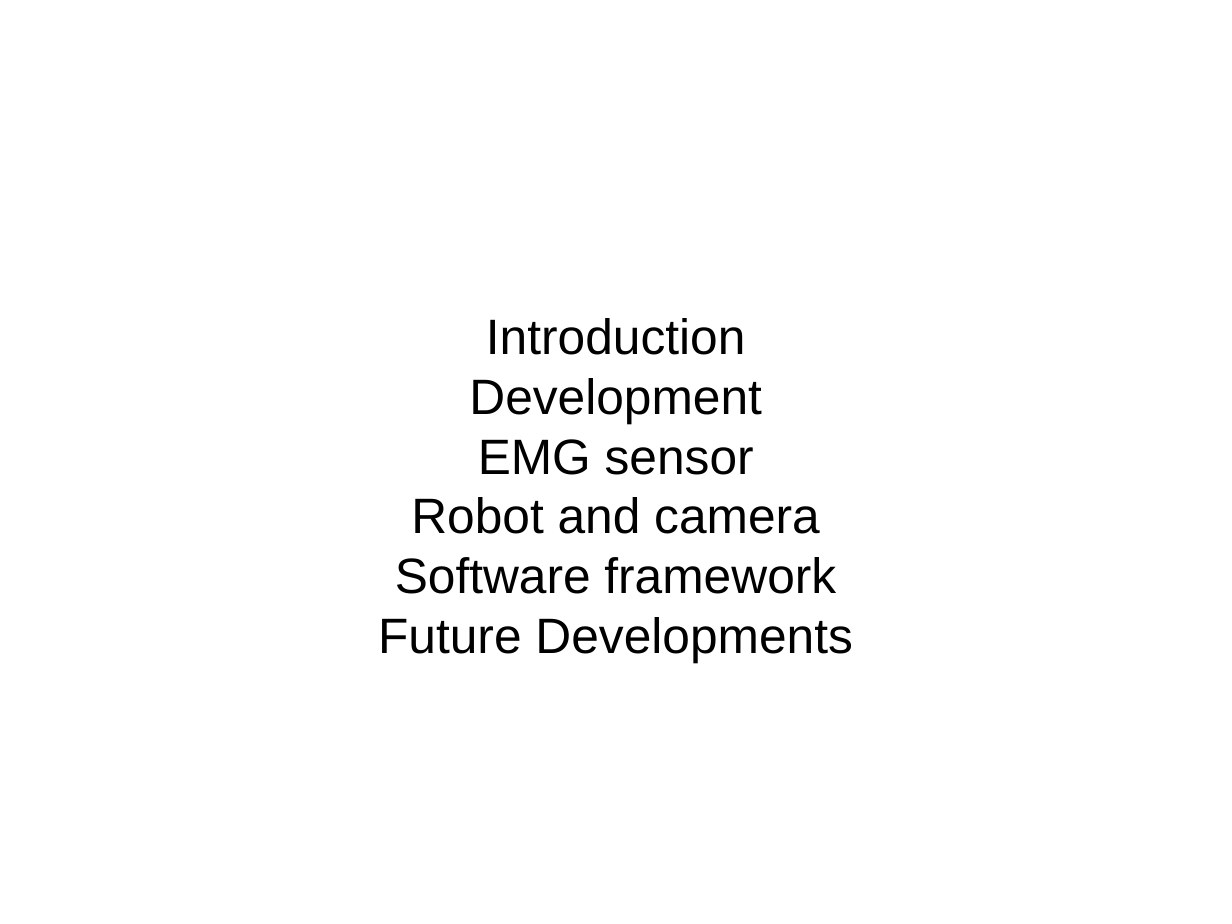
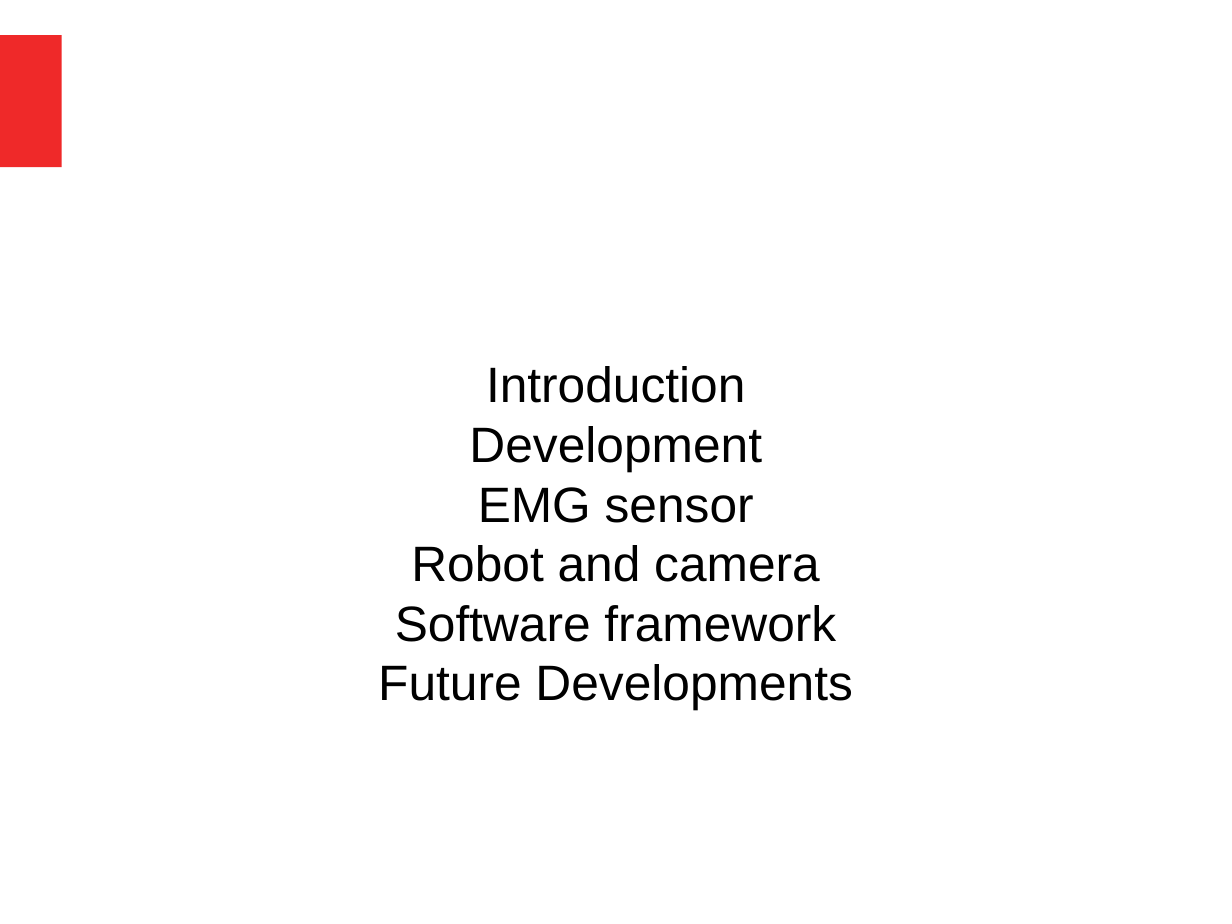
Before and after one commit to raj174/Assistive_Robot_with_EMG-Arduino, a slide deck: slide 1 of Peer_Presentation.odp. Drawn at 1232x924 pixels with LibreOffice and Linux fonts; fonts in the diff are those of the drawing. Boxes give left, top, right and bottom in pixels: in the first picture for what was removed or moved away, otherwise in the second. Text is boxed around its words. In the diff, an @@ line names an element or a change of style, - is before the commit and + after.

```diff
--- a/Peer_Presentation.odp
+++ b/Peer_Presentation.odp
@@ rectangle added at [0, 35, 61, 167], fill #EF2929 @@
@@ subtitle "Introduction": place and size @@
-subtitle "Introduction" at [378, 318, 852, 662]
+subtitle "Introduction" at [378, 366, 852, 710]
```
Also in this commit, not shown: 3 slides added.
